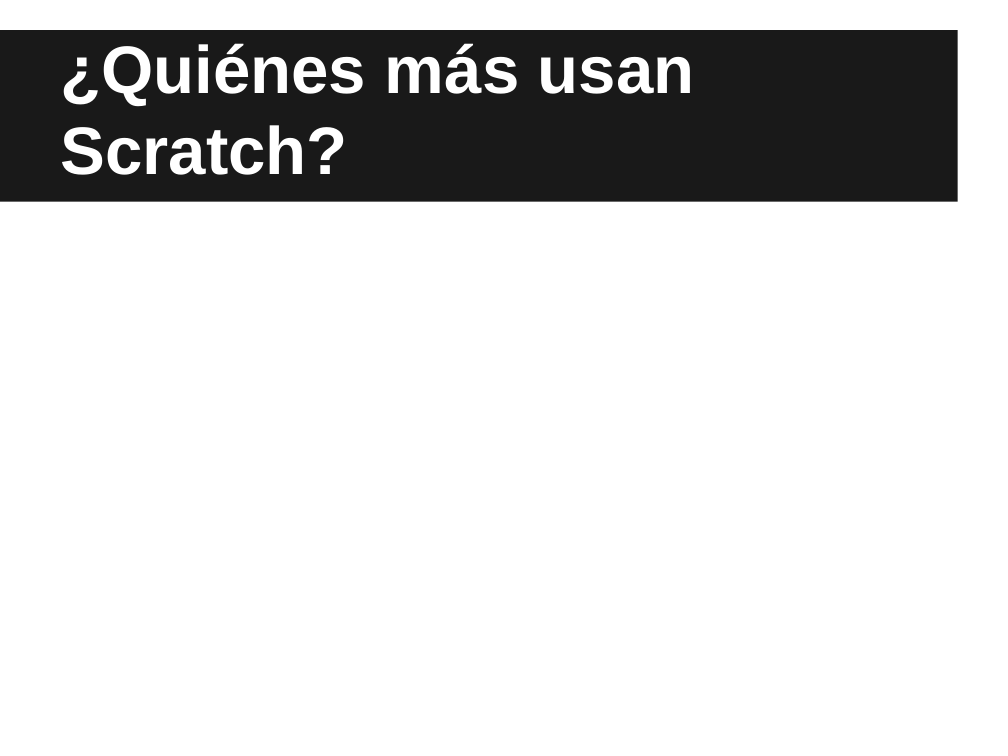
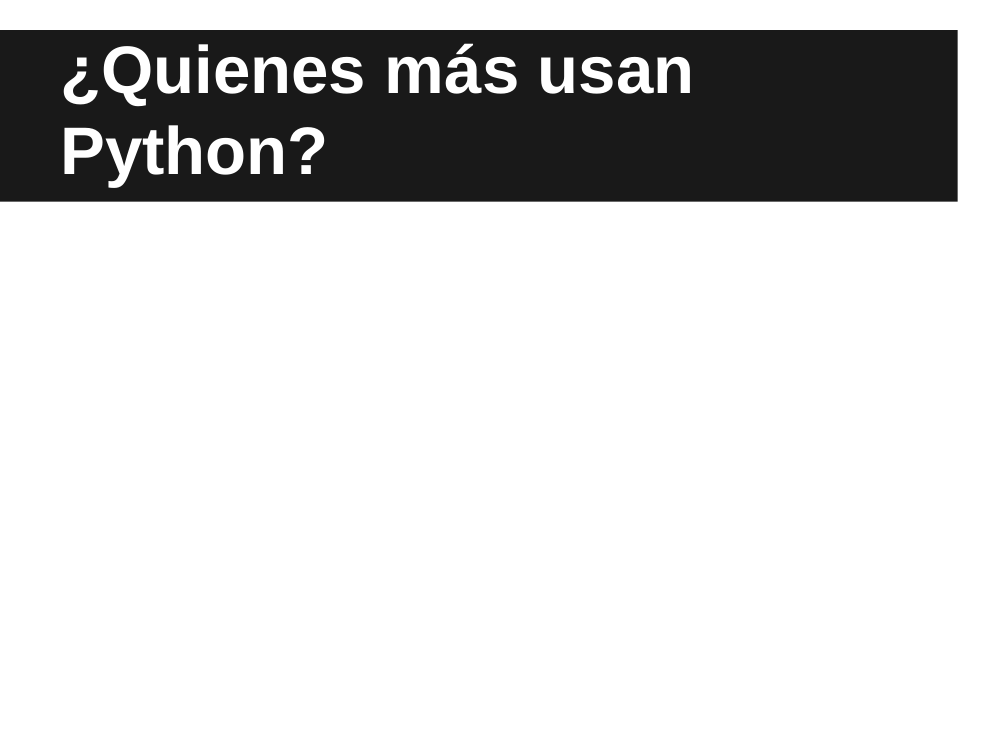
Before and after one commit to hackerschoolmty/newbies, a slide deck: slide 21 of Semana1/0. Intro/Newbies - Clase 0_ Inicio.pptx (slide 20 before the commit). Drawn at 1008x756 pixels with LibreOffice and Linux fonts; fonts in the diff are those of the drawing. Boxes give left, top, right and bottom in pixels: in the first picture for what was removed or moved away, otherwise in the second. Text is boxed around its words. In the diff, an @@ line names an element or a change of style, - is before the commit and + after.

```diff
--- a/Semana1/0. Intro/Newbies - Clase 0_ Inicio.pptx
+++ b/Semana1/0. Intro/Newbies - Clase 0_ Inicio.pptx
@@ title at (60, 43, 695, 187): text changed @@
-¿Quiénes más usan Scratch?
+¿Quienes más usan Python?
```
Also in this commit, not shown: 17 other slides changed, 4 slides added, 2 slides removed, 29 other files.
